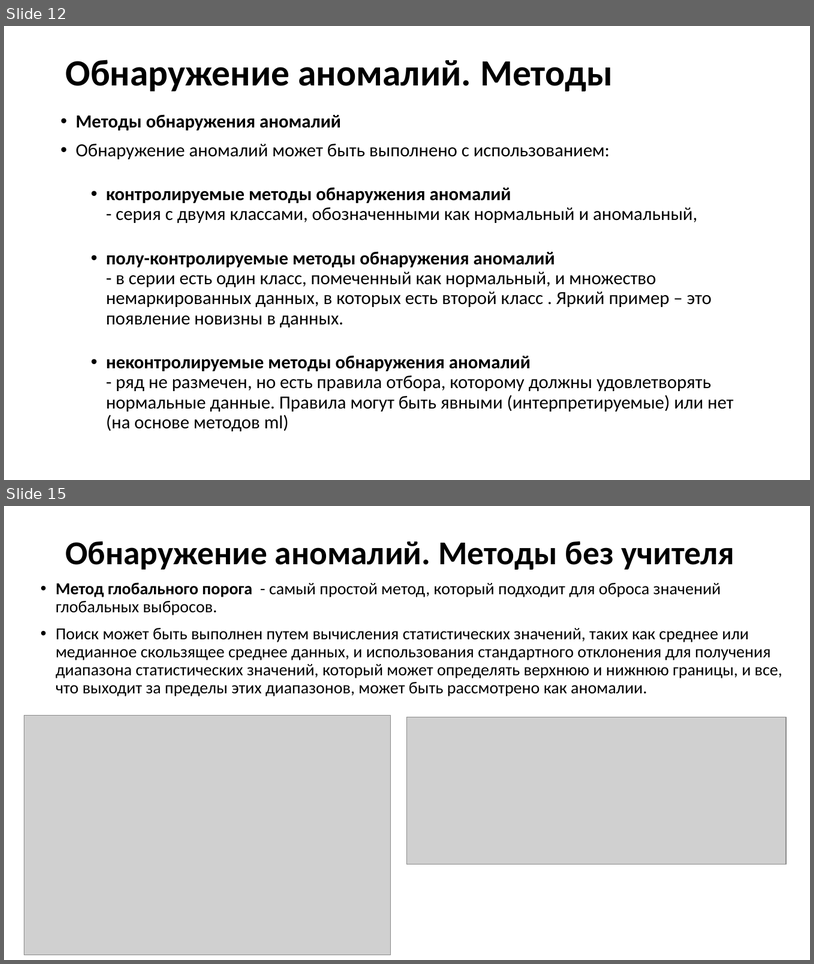
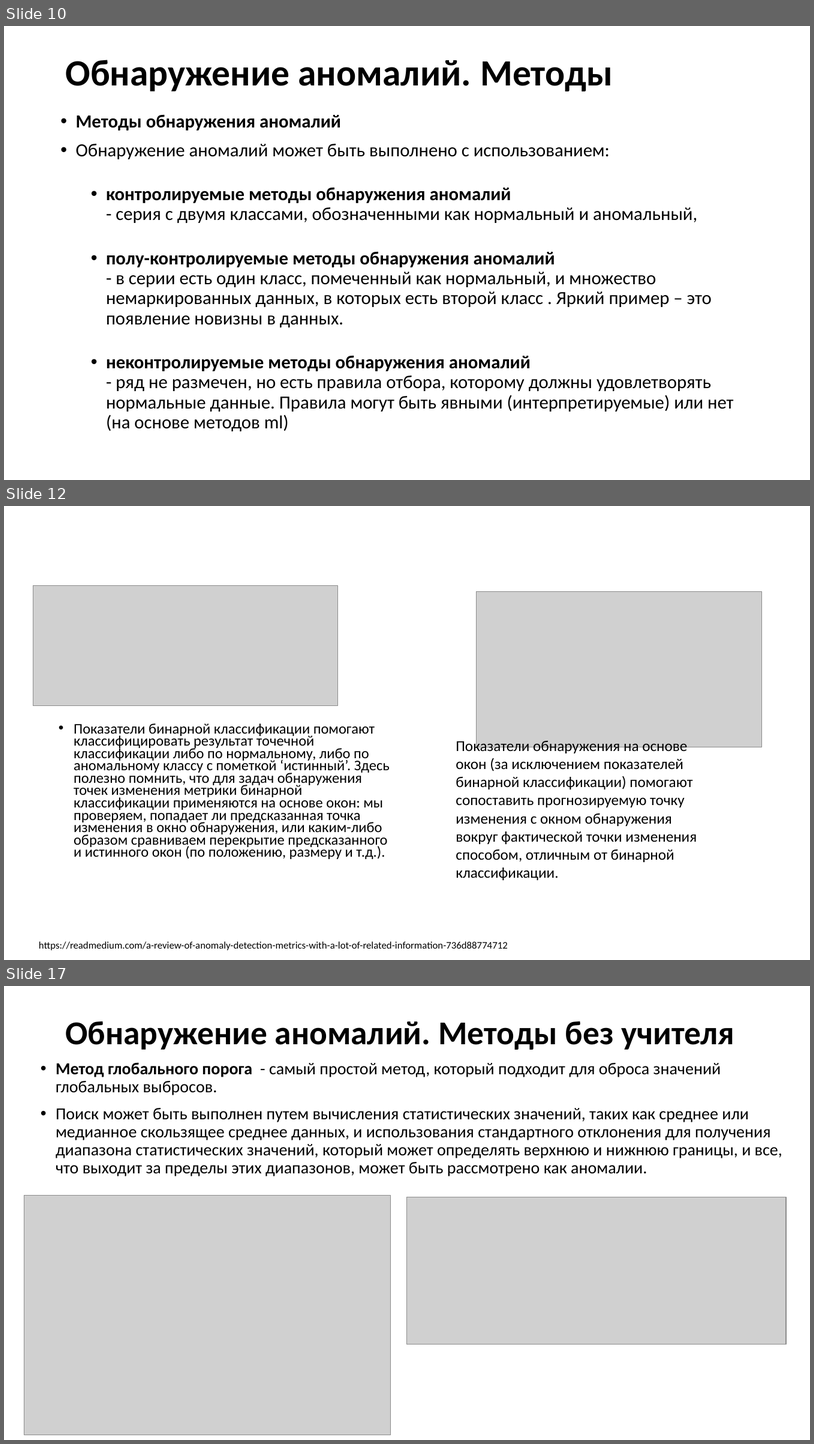
Before and after one commit to MVRonkin/TimeSeriesCourse, a slide deck: 2025/LEC/06-2 Обнаружение аномалий.pptx. Shown one above the other, each under a label of ours: slides 12 and 15 before the commit, slides 10, 12 and 17 after it; the slides between them are not shown. The pictures are 814x964 and 814x1444 pixels, drawn with LibreOffice and Linux fonts; fonts in the diff are those of the drawing; grey boxes stand for pictures. Boxes give left, top, right and bottom in pixels: in the first picture for what was removed or moved away, otherwise in the second. Text is boxed around its words. In the diff, an @@ line names an element or a change of style, - is before the commit and + after.

```diff
--- a/2025/LEC/06-2 Обнаружение аномалий.pptx
+++ b/2025/LEC/06-2 Обнаружение аномалий.pptx
@@ slide 12 added at (4,506,810,960), background #FFFFFF @@
@@ picture added at (33,586,339,706) @@
@@ picture added at (476,591,762,747) @@
@@ text added at (74,723,390,859), 17.5 pt, text #000000 @@
+• Показатели бинарной классификации помогают классифицировать результат точечной классификации либо по нормальному, либо по аномальному классу с пометкой ‘истинный’. Здесь полезно помнить, что для задач обнаружения точек изменения метрики бинарной классификации применяются на основе окон: мы проверяем, попадает ли предсказанная точка изменения в окно обнаружения, или каким-либо образом сравниваем перекрытие предсказанного и истинного окон (по положению, размеру и т.д.).
@@ text added at (456,738,697,880), 18 pt, text #000000 @@
+Показатели обнаружения на основе окон (за исключением показателей бинарной классификации) помогают сопоставить прогнозируемую точку изменения с окном обнаружения вокруг фактической точки изменения способом, отличным от бинарной классификации.
@@ text added at (39,941,508,950), 12 pt, text #000000 @@
+https://readmedium.com/a-review-of-anomaly-detection-metrics-with-a-lot-of-related-information-736d88774712
@@ what was slide 12 is now slide 10 @@
@@ what was slide 15 is now slide 17 @@
```
Also in this commit, not shown: 12 slides changed, 2 other slides added.
